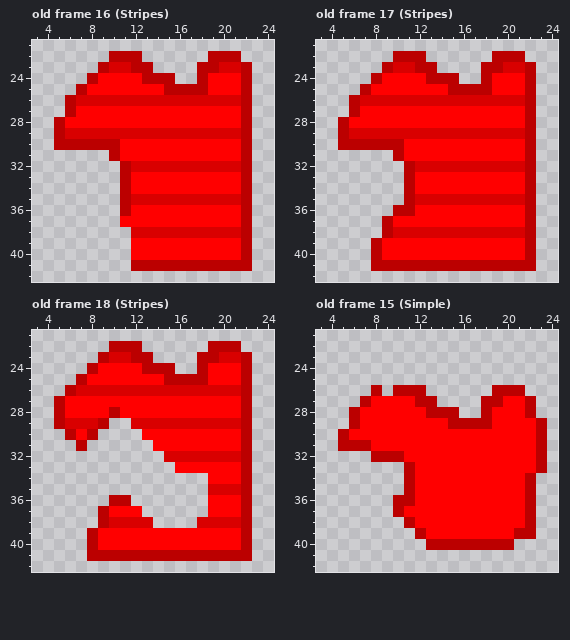
A pixel-art file gets an edit: Assets/Resources/Clothes/Torso Right.aseprite. Above, as it was before the edit.
32x64 pixels, 20 frames. Shown: old frame 16 (Stripes): x 3..24, y 21..42; old frame 17 (Stripes): x 3..24, y 21..42; old frame 18 (Stripes): x 3..24, y 21..42; old frame 15 (Simple): x 3..24, y 21..42. The commit also changed other frames, which this record leaves out.
New version:
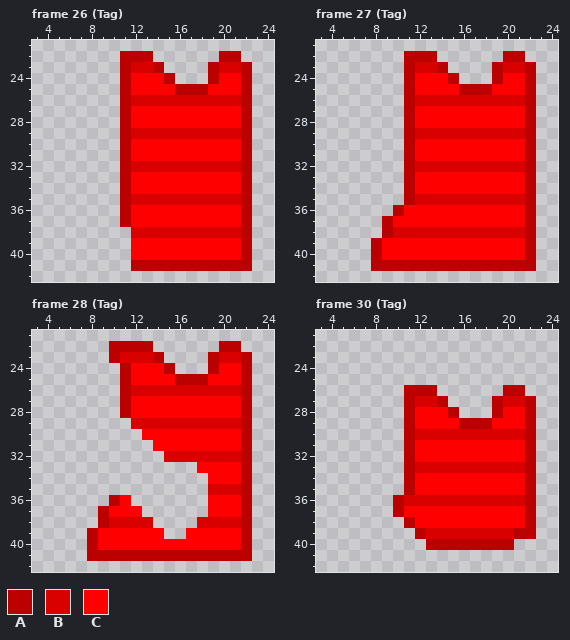
Palette (. is transparent): A #bb0000  B #d90000  C #ff0000
A new or re-ordered frame is compared with the old frame closest to it.
Diff:
frames 20 -> 45
--- frame 26 (Tag) is new; against old frame 16 (Stripes), layer "Layer 3"
@@ x 3..24 @@
 21 ......................
-22 .......AAA......AAA...
-23 ......ABBAA....AABBA..
-24 .....ACCCCAAA..ACCCA..
-25 ....ACCCCCCCAAAACCCA..
-26 ...ABBBBBBBBBBBBBBBA..
-27 ...ACCCCCCCCCCCCCCCA..
-28 ..ACCCCCCCCCCCCCCCCA..
-29 ..ABBBBBBBBBBBBBBBBA..
-30 ..AAAAAACCCCCCCCCCCA..
-31 .......ACCCCCCCCCCCA..
+22 ........AAA......AA...
+23 ........ABBA....ABBA..
+24 ........ACCCA...ACCA..
+25 ........ACCCCAAACCCA..
+26 ........ABBBBBBBBBBA..
+27 ........ACCCCCCCCCCA..
+28 ........ACCCCCCCCCCA..
+29 ........ABBBBBBBBBBA..
+30 ........ACCCCCCCCCCA..
+31 ........ACCCCCCCCCCA..
 32 ........ABBBBBBBBBBA..
@@ x 9..13 @@
 36 ..ACC
-37 ..CCC
+37 ..ACC
 38 ...BB
--- frame 27 (Tag) is new; against old frame 17 (Stripes), layer "Layer 3"
@@ x 3..24 @@
 21 ......................
-22 .......AAA......AAA...
-23 ......ABBAA....AABBA..
-24 .....ACCCCAAA..ACCCA..
-25 ....ACCCCCCCAAAACCCA..
-26 ...ABBBBBBBBBBBBBBBA..
-27 ...ACCCCCCCCCCCCCCCA..
-28 ..ACCCCCCCCCCCCCCCCA..
-29 ..ABBBBBBBBBBBBBBBBA..
-30 ..AAAAAACCCCCCCCCCCA..
-31 .......ACCCCCCCCCCCA..
+22 ........AAA......AA...
+23 ........ABBA....ABBA..
+24 ........ACCCA...ACCA..
+25 ........ACCCCAAACCCA..
+26 ........ABBBBBBBBBBA..
+27 ........ACCCCCCCCCCA..
+28 ........ACCCCCCCCCCA..
+29 ........ABBBBBBBBBBA..
+30 ........ACCCCCCCCCCA..
+31 ........ACCCCCCCCCCA..
 32 ........ABBBBBBBBBBA..
@@ x 9..13 @@
 35 ..ABB
-36 .AACC
+36 .ACCC
 37 ACCCC
--- frame 28 (Tag) is new; against old frame 18 (Stripes), layer "Layer 3"
@@ x 3..24 @@
 21 ......................
-22 .......AAA......AAA...
-23 ......ABBAA....AABBA..
-24 .....ACCCCAAA..ACCCA..
-25 ....ACCCCCCCAAAACCCA..
-26 ...ABBBBBBBBBBBBBBBA..
-27 ..ACCCCCCCCCCCCCCCCA..
-28 ..ACCCCACCCCCCCCCCCA..
-29 ..ABBBA..BBBBBBBBBBA..
-30 ...ACA....CCCCCCCCCA..
-31 ....A......CCCCCCCCA..
+22 .......AAAA......AA...
+23 .......ABBBA....ABBA..
+24 ........ACCCA...ACCA..
+25 ........ACCCCAAACCCA..
+26 ........ABBBBBBBBBBA..
+27 ........ACCCCCCCCCCA..
+28 ........ACCCCCCCCCCA..
+29 .........BBBBBBBBBBA..
+30 ..........CCCCCCCCCA..
+31 ...........CCCCCCCCA..
 32 ............BBBBBBBA..
-33 .............CCCCCCA..
+33 ...............CCCCA..
 34 ................CCCA..
 35 ................BBBA..
-36 .......AA.......CCCA..
+36 .......AC.......CCCA..
 37 ......ACCC......CCCA..
 38 ......ABBBB....BBBBA..
-39 .....ACCCCCCCCCCCCCA..
+39 .....ACCCCCC..CCCCCA..
 40 .....ACCCCCCCCCCCCCA..
--- frame 30 (Tag) is new; against old frame 15 (Simple), layer "Layer 3"
@@ x 3..24 @@
 25 ......................
-26 .....A.AAA......AAA...
-27 ....ACCCCAA....AACCA..
-28 ...ACCCCCCAAA..ACCCA..
-29 ...ACCCCCCCCAAAACCCCA.
-30 ..ACCCCCCCCCCCCCCCCCA.
-31 ..AAACCCCCCCCCCCCCCCA.
-32 .....AAACCCCCCCCCCCCA.
-33 ........ACCCCCCCCCCCA.
+26 ........AAA......AA...
+27 ........ABBA....ABBA..
+28 ........ACCCA...ACCA..
+29 ........ACCCCAAACCCA..
+30 ........ABBBBBBBBBBA..
+31 ........ACCCCCCCCCCA..
+32 ........ACCCCCCCCCCA..
+33 ........ABBBBBBBBBBA..
 34 ........ACCCCCCCCCCA..
 35 ........ACCCCCCCCCCA..
-36 .......AACCCCCCCCCCA..
+36 .......ABBBBBBBBBBBA..
 37 .......ACCCCCCCCCCCA..
 38 ........ACCCCCCCCCCA..
-39 .........ACCCCCCCCAA..
+39 .........ABBBBBBBBAA..
 40 ..........AAAAAAAA....
